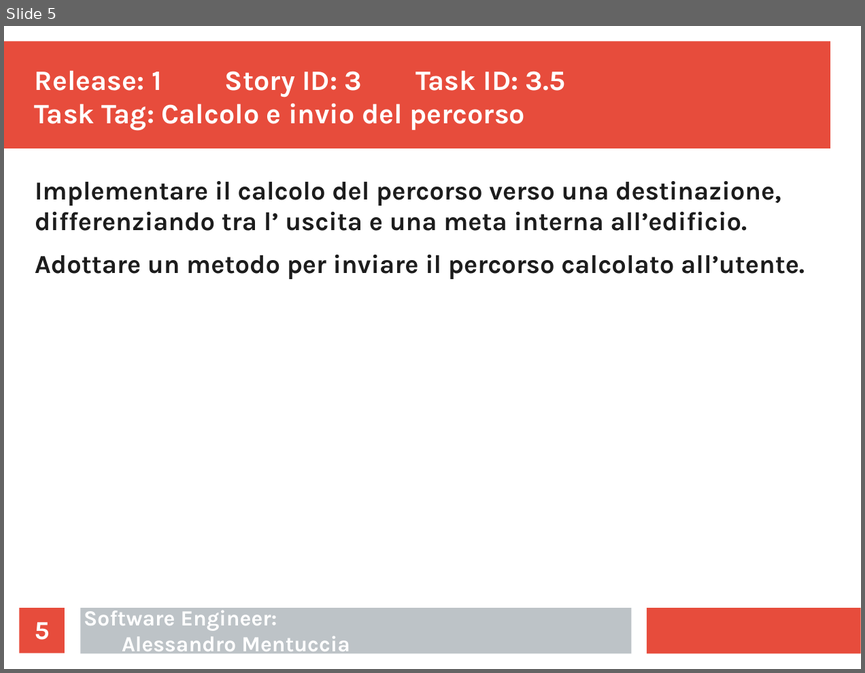
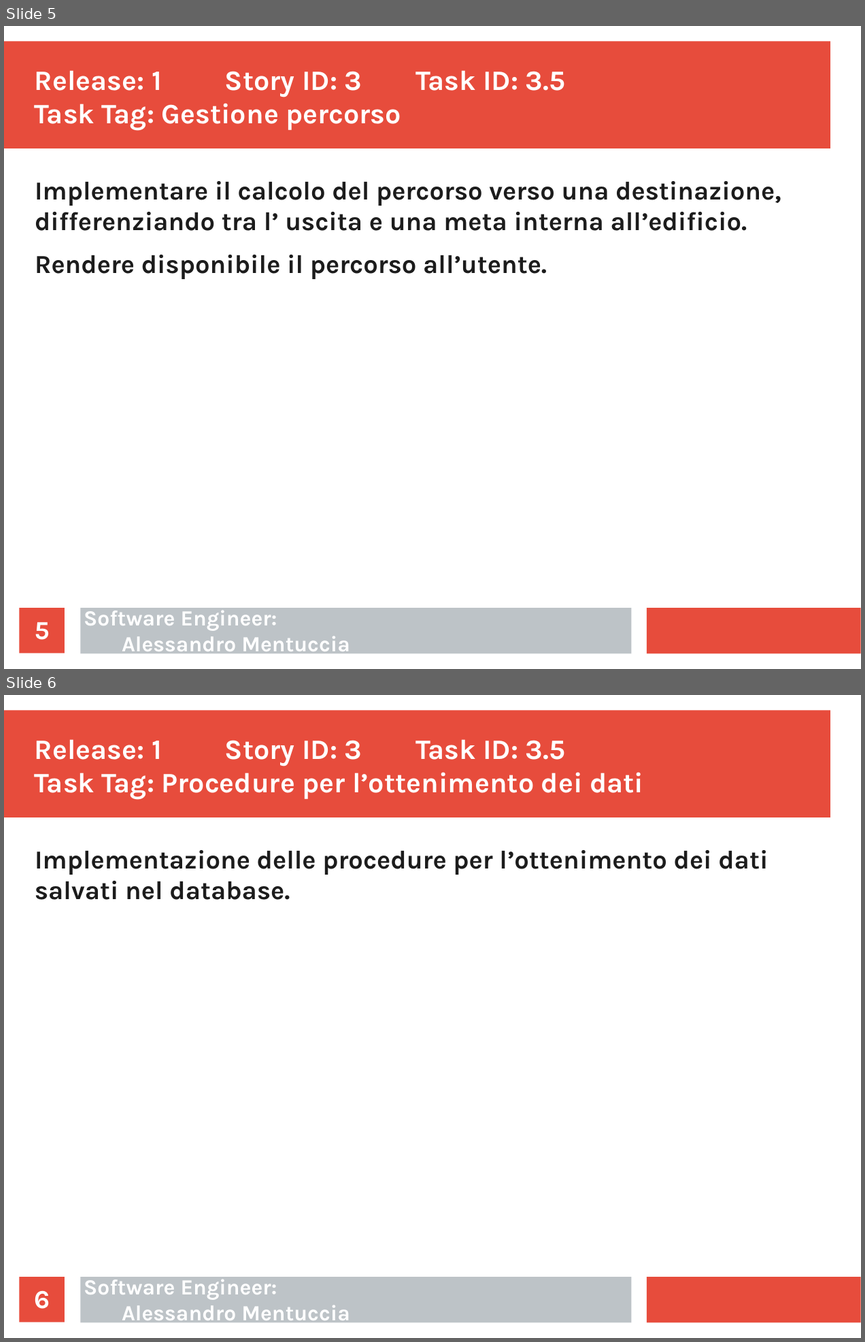
Before and after one commit to ecorradini/ProgettoIDS, a slide deck: AnalisiRequisiti/TaskGestioneMappeServer.ppt. Shown one above the other, each under a label of ours: slide 5 before the commit, slides 5 and 6 after it. The pictures are 865x673 and 865x1342 pixels, drawn with LibreOffice and Linux fonts; fonts in the diff are those of the drawing. Boxes give left, top, right and bottom in pixels: in the first picture for what was removed or moved away, otherwise in the second. Text is boxed around its words. In the diff, an @@ line names an element or a change of style, - is before the commit and + after.

Commit message:
modifica task story 2

```diff
--- a/AnalisiRequisiti/TaskGestioneMappeServer.ppt
+++ b/AnalisiRequisiti/TaskGestioneMappeServer.ppt
@@ slide 6 added at [4, 695, 861, 1338], background #FFFFFF; not listed: 3 template elements that a slide beside it also shows @@
@@ text added at [35, 739, 643, 800], 26 pt, text #FFFFFF, bold @@
+Release: 1 Story ID: 3 Task ID: 3.5
+Task Tag: Procedure per l’ottenimento dei dati
@@ text added at [35, 850, 768, 900], 24 pt, text #1C1C1C, bold @@
+Implementazione delle procedure per l’ottenimento dei dati salvati nel database.
@@ page number added at [20, 1276, 65, 1322], fill #E74C3C, 24 pt, text #FFFFFF, bold @@
+6
@@ text added at [84, 1275, 350, 1325], 20 pt, text #FFFFFF, bold @@
+Software Engineer:
+Alessandro Mentuccia
@@ slide 5 changed as well @@
@@ text at [35, 70, 566, 131]: text changed @@
-Release: 1 Story ID: 3 Task ID: 3.5
-Task Tag: Calcolo e invio del percorso
+Release: 1 Story ID: 3 Task ID: 3.5
+Task Tag: Gestione percorso
@@ text at [35, 254, 547, 279]: text changed @@
-Adottare un metodo per inviare il percorso calcolato all’utente.
+Rendere disponibile il percorso all’utente.
```
